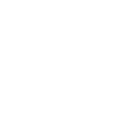
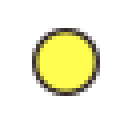
Comparing the layer stacks of the two w=128, h=128 images. Changes:
showed group "Output B" (3 layers) over bbox(32, 28, 100, 96)
added layer "LedActive" in group "Output B" over bbox(32, 28, 100, 96)
